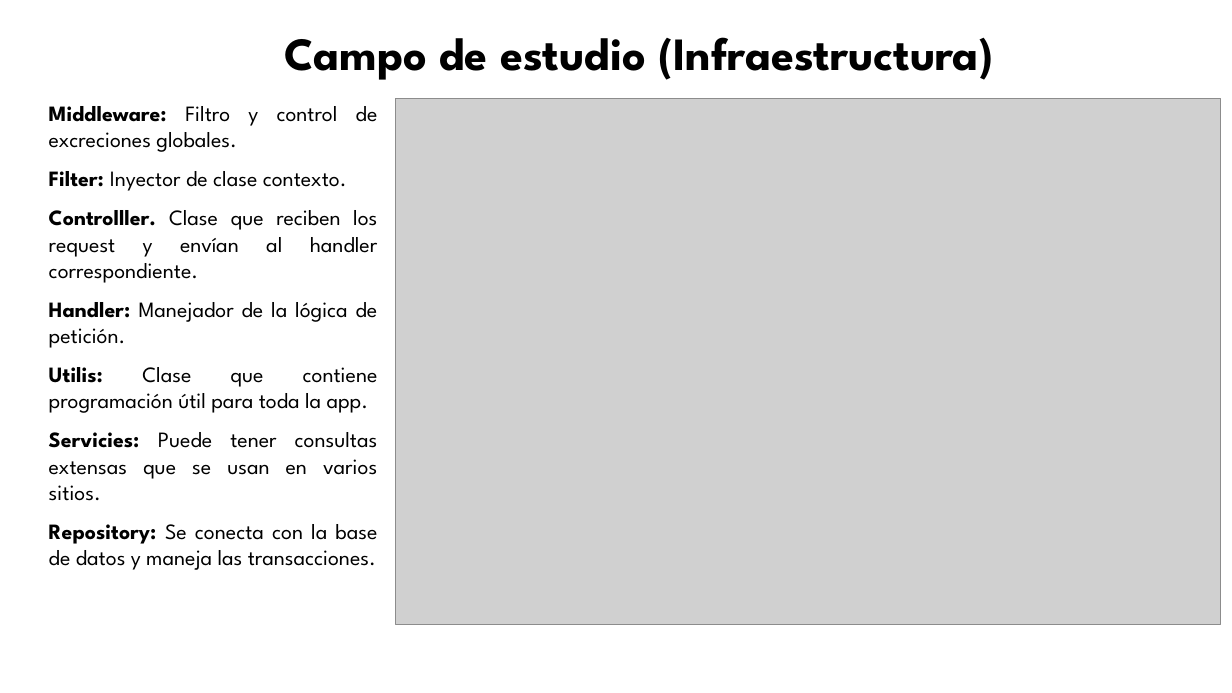
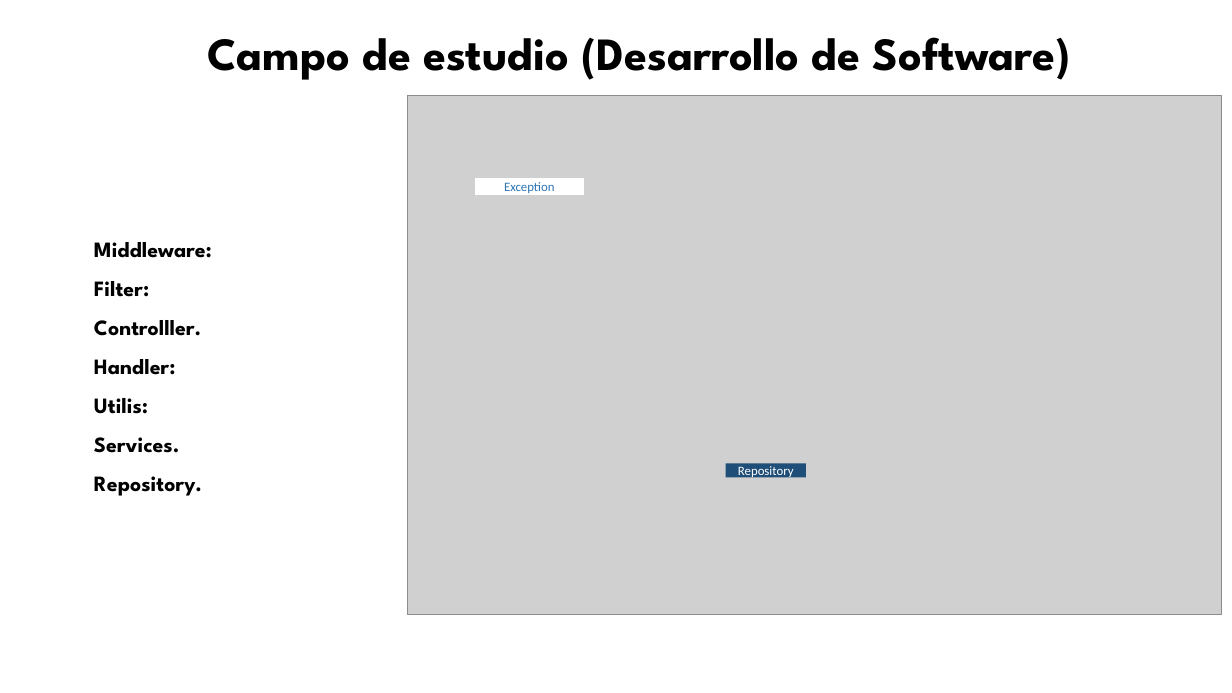
Before and after one commit to dach1996/ElectionSystem, a slide deck: slide 6 of Documents/Formatopresentacion UISRAEL.pptx. Drawn at 1232x693 pixels with LibreOffice and Linux fonts; fonts in the diff are those of the drawing; grey boxes stand for pictures; background and template pictures are left out. Boxes give left, top, right and bottom in pixels: in the first picture for what was removed or moved away, otherwise in the second. Text is boxed around its words. In the diff, an @@ line names an element or a change of style, - is before the commit and + after.

```diff
--- a/Documents/Formatopresentacion UISRAEL.pptx
+++ b/Documents/Formatopresentacion UISRAEL.pptx
@@ text at [207, 37, 1071, 80]: text changed @@
-Campo de estudio (Infraestructura)
+Campo de estudio (Desarrollo de Software)
@@ picture: place and size @@
-picture at [396, 98, 1221, 624]
+picture at [408, 95, 1223, 615]
@@ rectangle added at [476, 178, 584, 194], fill #FFFFFF, outline #FFFFFF 1 pt, 10 pt, text #2E75B6 @@
+Exception
@@ text at [94, 242, 212, 496]: text changed; bold on @@
-  Middleware: Filtro y control de excreciones globales.
-  Filter: Inyector de clase contexto.
-  Controlller. Clase que reciben los request y envían al handler correspondiente.
-  Handler: Manejador de la lógica de petición.
-  Utilis: Clase que contiene programación útil para toda la app.
-  Servicies: Puede tener consultas extensas que se usan en varios sitios.
-  Repository: Se conecta con la base de datos y maneja las transacciones.
+  Middleware:
+  Filter:
+  Controlller.
+  Handler:
+  Utilis:
+  Services.
+  Repository.
@@ rectangle added at [726, 464, 806, 478], fill #1F4E79, 10 pt, text #FFFFFF @@
+Repository
```
Also in this commit, not shown: 8 other slides changed, 10 slides added, 12 slides removed, 29 other files.
